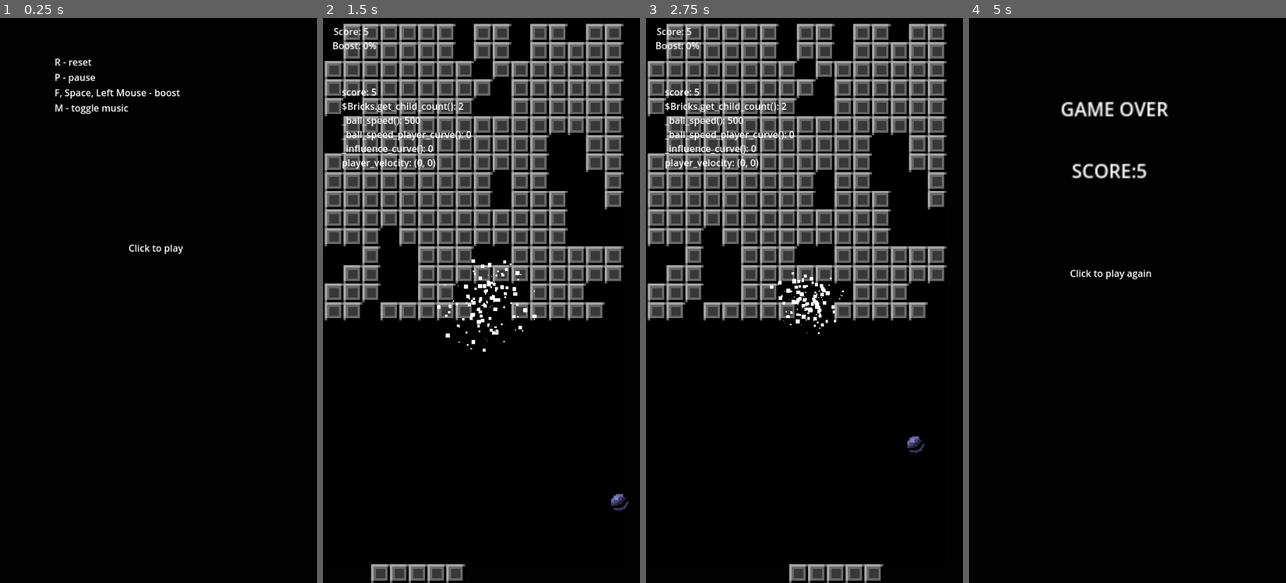
Above: before the commit, frames 1-4 (left to right).
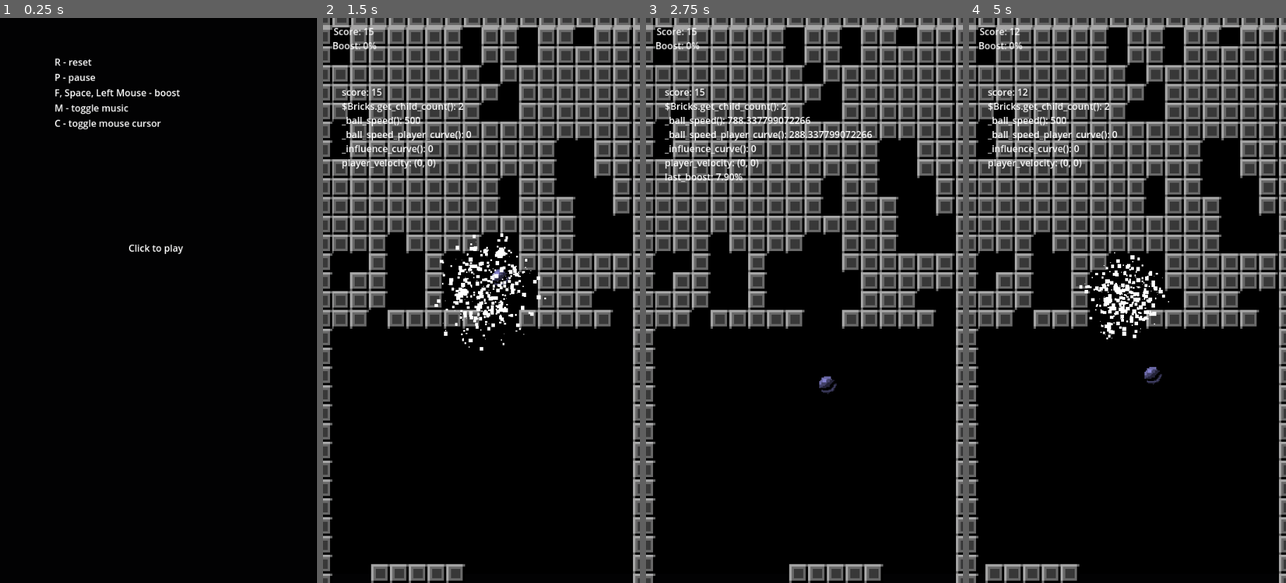
Above: after the commit, the same moments.

Repository: arunas-cesonis/pingpong2
Game: Godot game, scene res://main.tscn
Same seed, same stepped clock (60 frames per second), same inputs: the game is played once before the commit and once after it.
Inputs (mouse positions are in pixels of both pictures, inside the frame that each line leads up to):
- Up to frame 1 (0.25 s): no input
- Up to frame 2 (1.5 s): tap Enter (Start) at 0.5 s; move the mouse to (551, 272) at 0.52 s; tap M (Toggle Music) at 0.6 s; tap C (Toggle Cursor, bound only after the commit) at 0.8, 1.35 s; move the mouse to (418, 328) at 1.27 s
- Up to frame 3 (2.75 s): tap M (Toggle Music) at 1.55 s; tap Enter (Start) at 2 s; move the mouse to (836, 176) at 2.02 s; tap F (Boost) at 2.1 s; tap C (Toggle Cursor, bound only after the commit) at 2.3 s
- Up to frame 4 (5 s): move the mouse to (1111, 413) at 2.77 s; tap Enter (Start) at 2.85, 3.5, 4.25 s; tap M (Toggle Music) at 3.05, 3.6, 4.55 s; move the mouse to (1222, 385) at 3.52 s; tap C (Toggle Cursor, bound only after the commit) at 3.8, 4.35 s; move the mouse to (1032, 215) at 4.27 s

The runs differ from the first frame. In frame 1, 0.2% of the frame differs, in the area x 17-51%, y 18-20%; in frame 2, 40%; in frame 3, 39%; in frame 4, 41%, in the area x 0-100%, y 0-100%.

Commit message:
Add wall

Diff:
--- a/game.tscn
+++ b/game.tscn
@@ -3,6 +3,7 @@
 [ext_resource type="Script" path="res://game.gd" id="1_jahp3"]
 [ext_resource type="PackedScene" uid="uid://dcgovrgwsr7io" path="res://demo_spawn_on_collision.tscn" id="2_g117g"]
 [ext_resource type="PackedScene" uid="uid://ks1v6g6xn1p7" path="res://bricks.tscn" id="3_8u3lx"]
+[ext_resource type="PackedScene" uid="uid://b6p7ocg803f8u" path="res://wall.tscn" id="3_bbarr"]
 [ext_resource type="Texture2D" uid="uid://bhbvodns08cne" path="res://graphics1.png" id="3_hoi0h"]
 [ext_resource type="Script" path="res://debug.gd" id="3_xqd3c"]
 [ext_resource type="AudioStream" uid="uid://cl451kypv58qc" path="res://sounds/boost.wav" id="6_mal7r"]
@@ -20,9 +21,6 @@
 max_value = 500.0
 _data = [Vector2(0, 500), 0.0, 0.0, 0, 0, Vector2(0.239521, 191.162), 0.0, 0.0, 0, 0, Vector2(1, 0), 0.0, 0.0, 0, 0]
 point_count = 3
-
-[sub_resource type="RectangleShape2D" id="RectangleShape2D_snhc6"]
-size = Vector2(20, 960)
 
 [sub_resource type="RectangleShape2D" id="RectangleShape2D_2yc25"]
 size = Vector2(160, 32)
@@ -42,28 +40,7 @@
 wall_angle_limit_min = 70.541
 metadata/_edit_vertical_guides_ = [-504.0]
 
-[node name="WallLeft" type="StaticBody2D" parent="."]
-position = Vector2(0, 480)
-
-[node name="CollisionShape2D" type="CollisionShape2D" parent="WallLeft"]
-shape = SubResource("RectangleShape2D_snhc6")
-
-[node name="WallRight" type="StaticBody2D" parent="."]
-position = Vector2(540, 480)
-
-[node name="CollisionShape2D" type="CollisionShape2D" parent="WallRight"]
-shape = SubResource("RectangleShape2D_snhc6")
-
-[node name="WallTop" type="StaticBody2D" parent="."]
-position = Vector2(270, 0)
-rotation = 1.5708
-
-[node name="CollisionShape2D" type="CollisionShape2D" parent="WallTop"]
-shape = SubResource("RectangleShape2D_snhc6")
-
 [node name="Bricks" parent="." instance=ExtResource("3_8u3lx")]
-position = Vector2(-11, -6)
-scale = Vector2(0.994315, 0.985242)
 
 [node name="Player" type="AnimatableBody2D" parent="."]
 position = Vector2(270, 944)
@@ -174,3 +151,13 @@
 [node name="BoostBar" type="Polygon2D" parent="."]
 position = Vector2(118, 39)
 polygon = PackedVector2Array(0, 0, 200, 0, 200, 16, 0, 16)
+
+[node name="WallVertical" parent="." instance=ExtResource("3_bbarr")]
+position = Vector2(0, 496)
+
+[node name="WallVertical2" parent="." instance=ExtResource("3_bbarr")]
+position = Vector2(544, 496)
+
+[node name="WallTop" parent="." instance=ExtResource("3_bbarr")]
+position = Vector2(176, 0)
+rotation = 4.71239
--- a/intro.tscn
+++ b/intro.tscn
@@ -17,4 +17,5 @@
 text = "R - reset
 P - pause
 F, Space, Left Mouse - boost
-M - toggle music"
+M - toggle music
+C - toggle mouse cursor"
--- a/main.gd
+++ b/main.gd
@@ -9,24 +9,31 @@
 var config := ConfigFile.new()
 @onready var music: AudioStreamPlayer = $Music
 
-func _config_get_music() -> bool:
+func _config_get_bool(key: String) -> bool:
 	config.load("user://config.cfg")
-	return config.get_value("config", "music", false)
+	return config.get_value("config", key, false)
 
-func _config_set_music(enabled: bool) -> void:
-	config.set_value("config", "music", enabled)
+func _config_set_bool(key: String, enabled: bool) -> void:
+	config.set_value("config", key, enabled)
 	config.save("user://config.cfg")
 
+func _set_cursor(yes: bool) -> void:
+	Input.set_mouse_mode(Input.MOUSE_MODE_VISIBLE if yes else Input.MOUSE_MODE_HIDDEN)
+
 func _init() -> void:
-	Input.set_mouse_mode(Input.MOUSE_MODE_HIDDEN)
+	_set_cursor(_config_get_bool("cursor"))
 
 func _input(_event) -> void:
 	if Input.is_action_just_pressed("Reset"):
 		get_tree().reload_current_scene()
 	if Input.is_action_just_pressed("Toggle Music"):
-		var enabled := not _config_get_music()
+		var enabled := not _config_get_bool("music")
 		music.playing = enabled
-		_config_set_music(enabled)
+		_config_set_bool("music", enabled)
+	if Input.is_action_just_pressed("Toggle Cursor"):
+		var enabled := not _config_get_bool("cursor")
+		_set_cursor(enabled)
+		_config_set_bool("cursor", enabled)
 	if Input.is_action_just_pressed("Quit"):
 		get_tree().quit()
 	if in_game:
@@ -44,7 +51,8 @@
 
 # Called when the node enters the scene tree for the first time.
 func _ready() -> void:
-	music.playing = _config_get_music()
+	music.playing = _config_get_bool("music")
+	_set_cursor(_config_get_bool("cursor"))
 	in_game = false
 	var intro = Intro.instantiate()
 	_set_current_scene(intro)
--- a/project.godot
+++ b/project.godot
@@ -65,6 +65,11 @@
 "events": [Object(InputEventKey,"resource_local_to_scene":false,"resource_name":"","device":-1,"window_id":0,"alt_press …(192 unchanged characters)…
 ]
 }
+"Toggle Cursor"={
+"deadzone": 0.5,
+"events": [Object(InputEventKey,"resource_local_to_scene":false,"resource_name":"","device":-1,"window_id":0,"alt_pressed":false,"shift_pressed":false,"ctrl_pressed":false,"meta_pressed":false,"pressed":false,"keycode":0,"physical_keycode":67,"key_label":0,"unicode":99,"location":0,"echo":false,"script":null)
+]
+}
 
 [rendering]
 
--- /dev/null
+++ b/wall.tscn
@@ -0,0 +1,21 @@
+[gd_scene load_steps=3 format=3 uid="uid://b6p7ocg803f8u"]
+
+[ext_resource type="Texture2D" uid="uid://ciid324nb0op4" path="res://block.png" id="1_nq5om"]
+
+[sub_resource type="RectangleShape2D" id="RectangleShape2D_snhc6"]
+size = Vector2(32, 960)
+
+[node name="WallVertical" type="StaticBody2D"]
+position = Vector2(0, 480)
+
+[node name="Block" type="Sprite2D" parent="."]
+texture_filter = 1
+texture_repeat = 2
+scale = Vector2(4, 4)
+texture = ExtResource("1_nq5om")
+region_enabled = true
+region_rect = Rect2(0, 0, 8, 240)
+
+[node name="CollisionShape2D" type="CollisionShape2D" parent="."]
+visible = false
+shape = SubResource("RectangleShape2D_snhc6")
Binary file added: block.png
Not shown, added: block.png.import
Not shown, changed: sounds/music.mp3
